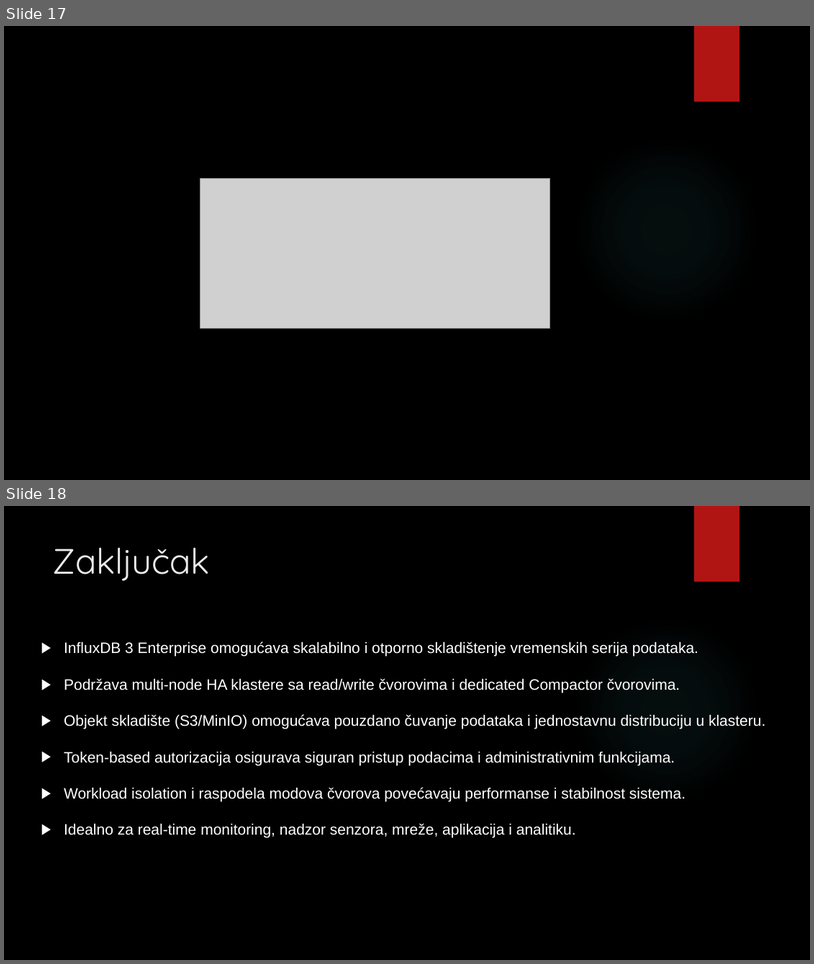
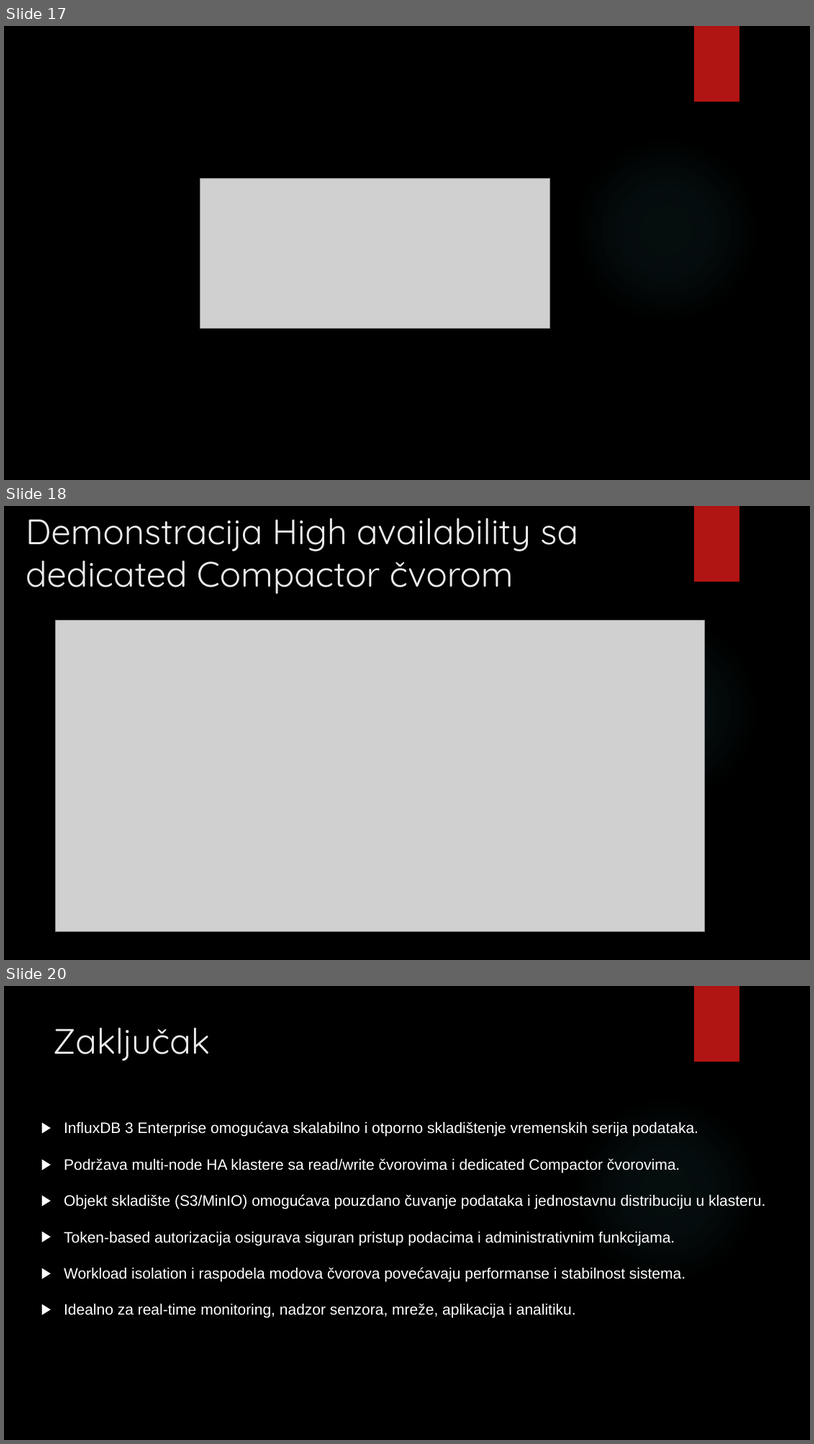
Before and after one commit to darkojotev/Database-Management-Systems, a slide deck: 3_HA/High availability rešenja kod InfluxDB baze podataka.pptx. Shown one above the other, each under a label of ours: slides 17 and 18 before the commit, slides 17, 18 and 20 after it; the slides between them are not shown. The pictures are 814x964 and 814x1444 pixels, drawn with LibreOffice and Linux fonts; fonts in the diff are those of the drawing; grey boxes stand for pictures; background and template pictures are left out. Boxes give left, top, right and bottom in pixels: in the first picture for what was removed or moved away, otherwise in the second. Text is boxed around its words. In the diff, an @@ line names an element or a change of style, - is before the commit and + after.

```diff
--- a/3_HA/High availability rešenja kod InfluxDB baze podataka.pptx
+++ b/3_HA/High availability rešenja kod InfluxDB baze podataka.pptx
@@ slide 18 added at [4,506,810,960], background picture (left out); not listed: 2 template elements that a slide beside it also shows @@
@@ title added at [26,518,579,594], 42 pt, text #EBEBEB @@
+Demonstracija High availability sa dedicated Compactor čvorom
@@ picture added at [55,620,705,932] @@
@@ what was slide 18 is now slide 20 @@
```
Also in this commit, not shown: 1 other slide added, 1 other file.
